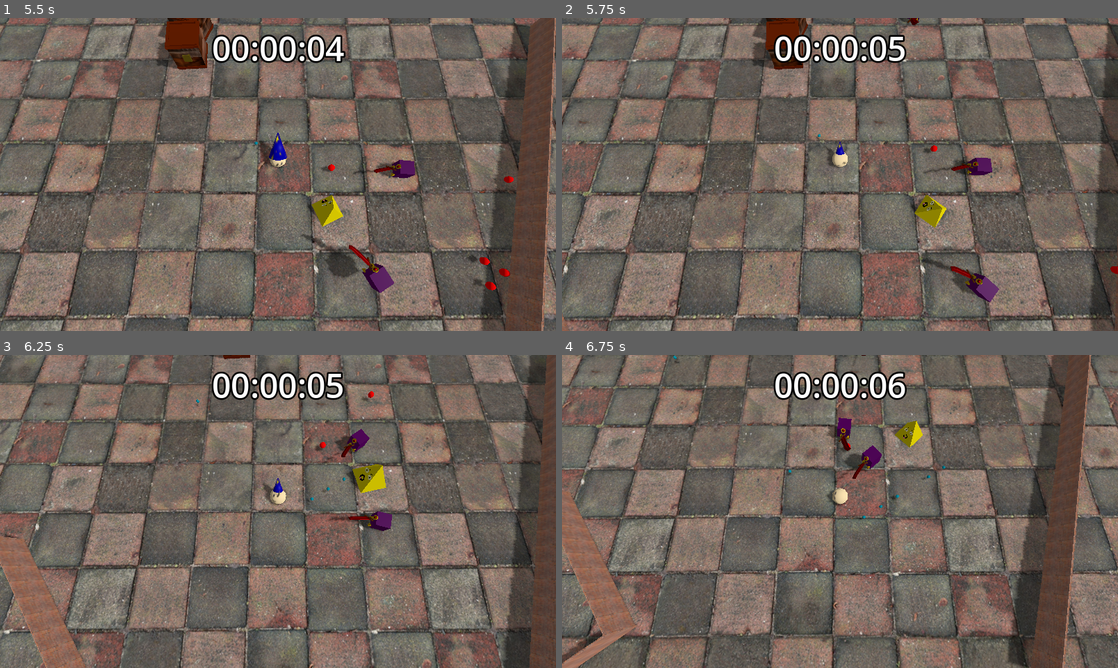
Above: before the commit, frames 1-4 (two rows, left to right).
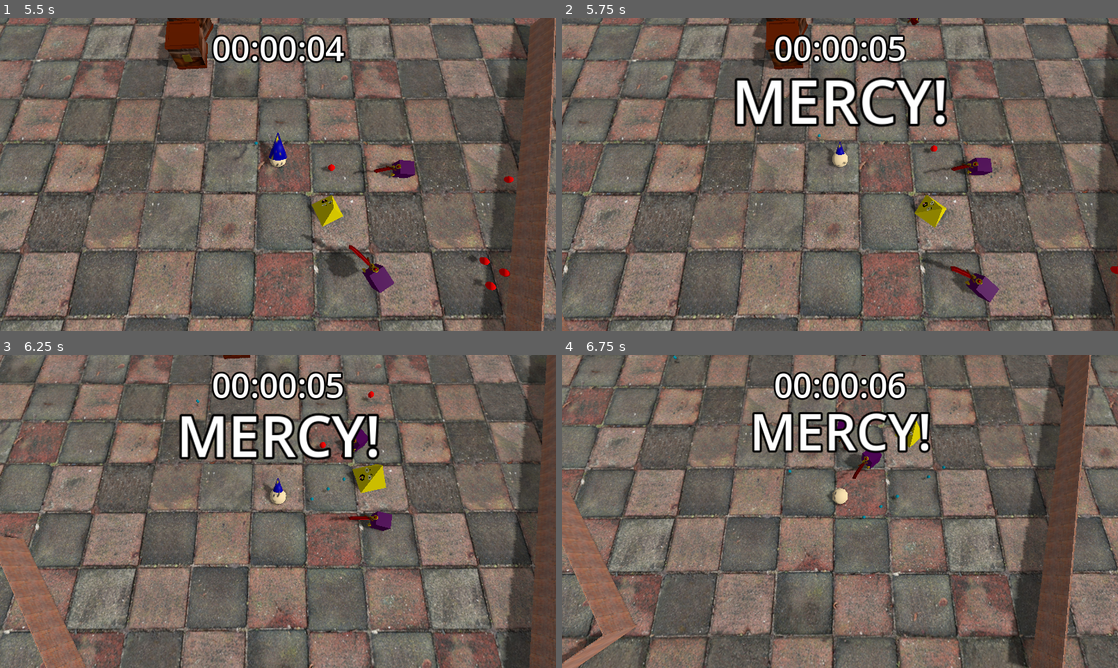
Above: after the commit, the same moments.

Repository: luce-ventress/no-mercy-bgj-2025
Game: Godot game, scene res://Scenes/Menu.tscn
Same seed, same stepped clock (60 frames per second), same inputs: the game is played once before the commit and once after it. Sound files missing from this copy of the repository are replaced by a short silence.
Inputs (mouse positions are in pixels of both pictures, inside the frame that each line leads up to):
- Up to frame 1 (5.5 s): click "Play" at 0.5 s; move the mouse to (400, 158) at 1.27 s; press the mouse at (400, 158) at 1.28 s; hold D (player_right) 1.28-2.03 s; move the mouse to (166, 190) at 2.02 s; release the mouse at (166, 190) at 2.03 s; hold S (player_backward) 2.03-2.78 s; click (166, 190) at 2.1 s; move the mouse to (333, 105) at 2.77 s; press the mouse at (333, 105) at 2.78 s; hold D (player_right) 2.78-3.53 s; move the mouse to (250, 237) at 3.52 s; release the mouse at (250, 237) at 3.53 s; hold W (player_forward) 3.53-4.28 s; click (250, 237) at 3.6 s; move the mouse to (444, 221) at 4.27 s; press the mouse at (444, 221) at 4.28 s; hold A (player_left) from 4.28 s (still down); move the mouse to (111, 127) at 5.02 s; release the mouse at (111, 127) at 5.03 s; click (111, 127) at 5.1 s
- Up to frame 2 (5.75 s): keep holding A (player_left)
- Up to frame 3 (6.25 s): move the mouse to (305, 511) at 5.77 s; release A (player_left) at 5.78 s; press the mouse at (305, 511) at 5.78 s; hold S (player_backward) from 5.78 s (still down)
- Up to frame 4 (6.75 s): move the mouse to (756, 433) at 6.52 s; release S (player_backward) at 6.53 s; release the mouse at (756, 433) at 6.53 s; hold D (player_right) from 6.53 s (still down); click (756, 433) at 6.6 s

Frame 1 is identical in both runs. In frame 2, 4.0% of the frame differs, in the area x 31-70%, y 18-35%; in frame 3, 3.5%; in frame 4, 2.8%.

Commit message:
Update Level1.tscn

Diff:
--- a/Maps/Level1.tscn
+++ b/Maps/Level1.tscn
@@ -8,6 +8,7 @@
 [ext_resource type="Script" uid="uid://bwqto4w5wuh45" path="res://Scripts/Game/spawner.gd" id="6_5gvfm"]
 [ext_resource type="AudioStream" uid="uid://bhdcqwfjah5x0" path="res://Assets/Sound/Music/brnogamejam_2.wav" id="7_xd1hl"]
 [ext_resource type="PackedScene" uid="uid://x8lvaeuwy33l" path="res://Maps/Environment.tscn" id="8_qqmji"]
+[ext_resource type="AudioStream" uid="uid://d015pbsv1euye" path="res://Assets/Sound/Player/Powerup_end.wav" id="9_hd4mi"]
 
 [sub_resource type="StandardMaterial3D" id="StandardMaterial3D_bv8d1"]
 albedo_texture = ExtResource("1_qqmji")
@@ -143,9 +144,14 @@
 
 [node name="MusicPlayer" type="AudioStreamPlayer" parent="."]
 stream = ExtResource("7_xd1hl")
-volume_db = -20.0
+volume_db = -15.0
 autoplay = true
 
 [node name="Environment" parent="." instance=ExtResource("8_qqmji")]
 
+[node name="PowerupSound" type="AudioStreamPlayer" parent="."]
+stream = ExtResource("9_hd4mi")
+
+[node name="PowerdownSound" type="AudioStreamPlayer" parent="."]
+
 [connection signal="timeout" from="Spawner/SpawnerTimer" to="Spawner" method="_on_timer_timeout"]
Not shown: 1 places in Maps/Level1.tscn that only renumber resources
